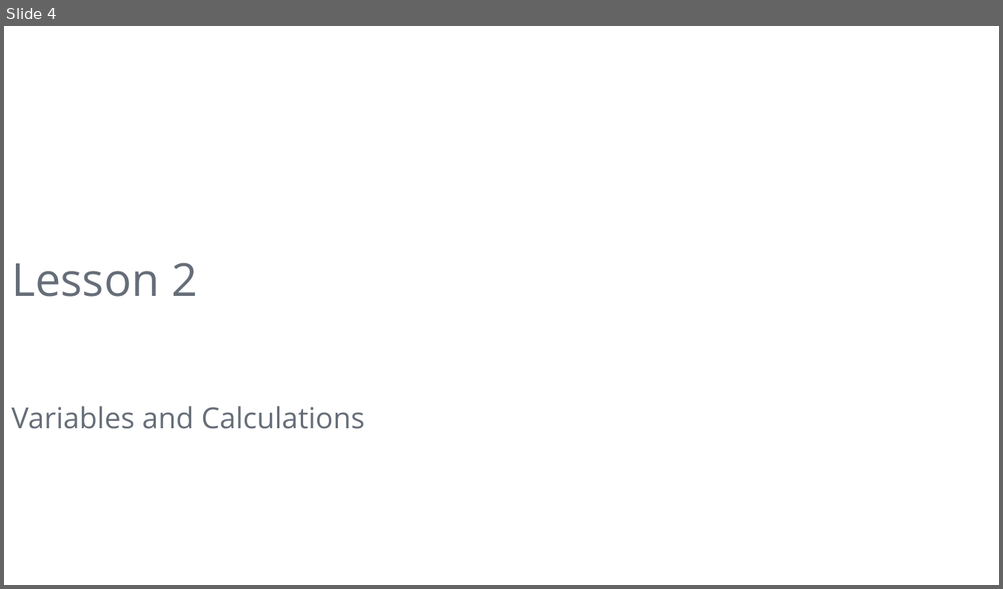
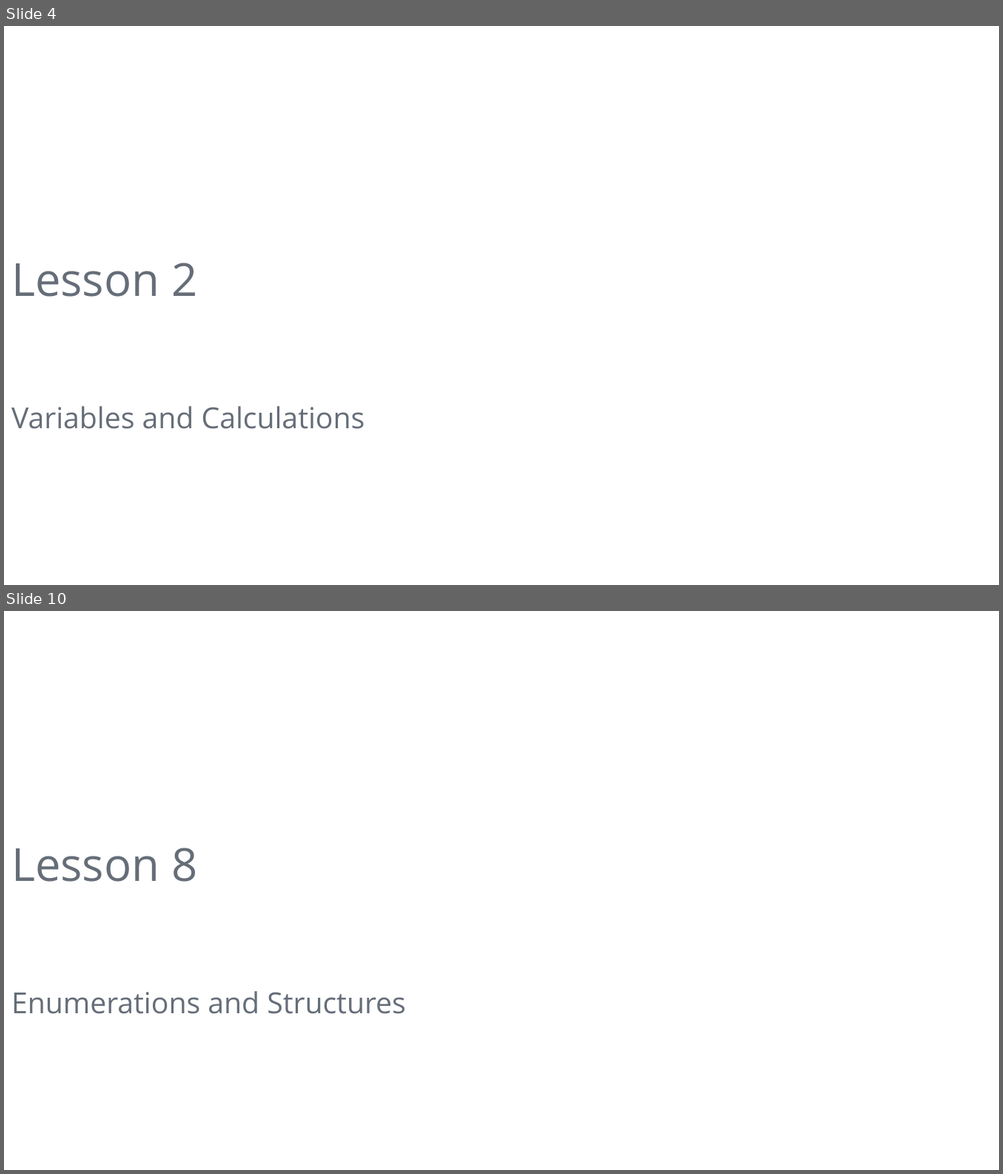
Before and after one commit to DaraOladapo/csharp-lessons, a slide deck: 01-intro/C# Lessons.pptx. Shown one above the other, each under a label of ours: slide 4 before the commit, slides 4 and 10 after it; the slides between them are not shown. The pictures are 1003x589 and 1003x1174 pixels, drawn with LibreOffice and Linux fonts; fonts in the diff are those of the drawing. Boxes give left, top, right and bottom in pixels: in the first picture for what was removed or moved away, otherwise in the second. Text is boxed around its words. In the diff, an @@ line names an element or a change of style, - is before the commit and + after.

Commit message:
Added Lesson Modules in Deck

```diff
--- a/01-intro/C# Lessons.pptx
+++ b/01-intro/C# Lessons.pptx
@@ slide 10 added at (4, 611, 999, 1170), background #FFFFFF @@
@@ title added at (11, 848, 197, 882), 44 pt, text #656D78 @@
+Lesson 8
@@ text added at (11, 991, 406, 1014), 28 pt, text #656D78 @@
+Enumerations and Structures
```
Also in this commit, not shown: 1 slide changed, 21 other slides added.
